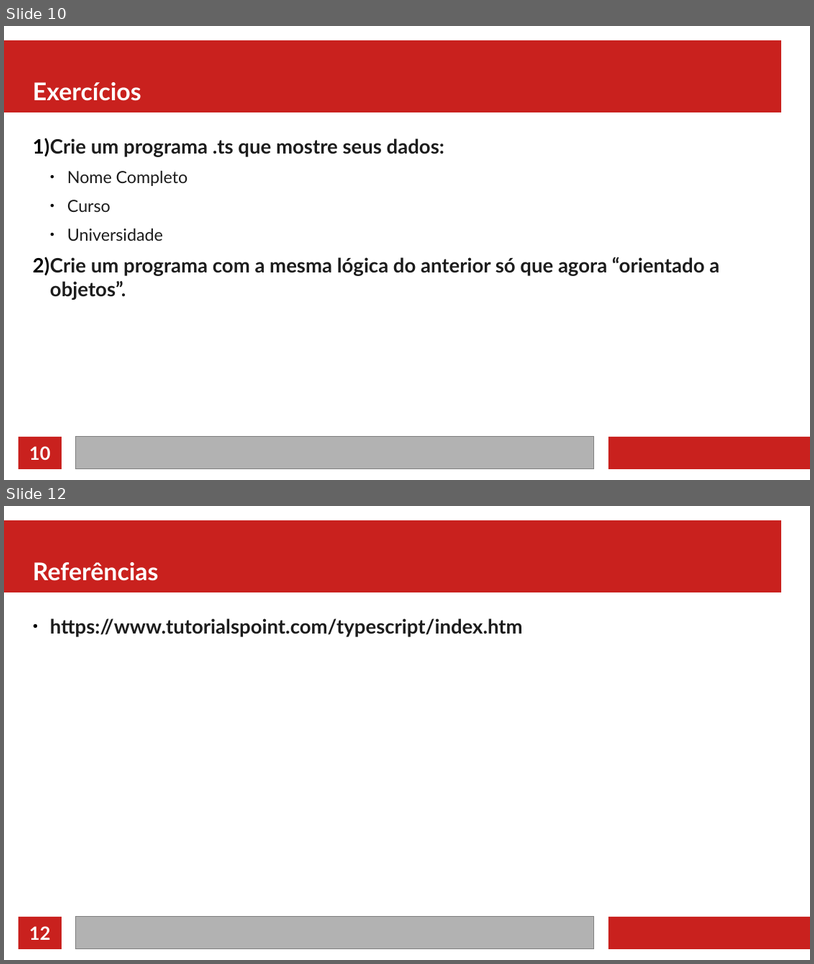
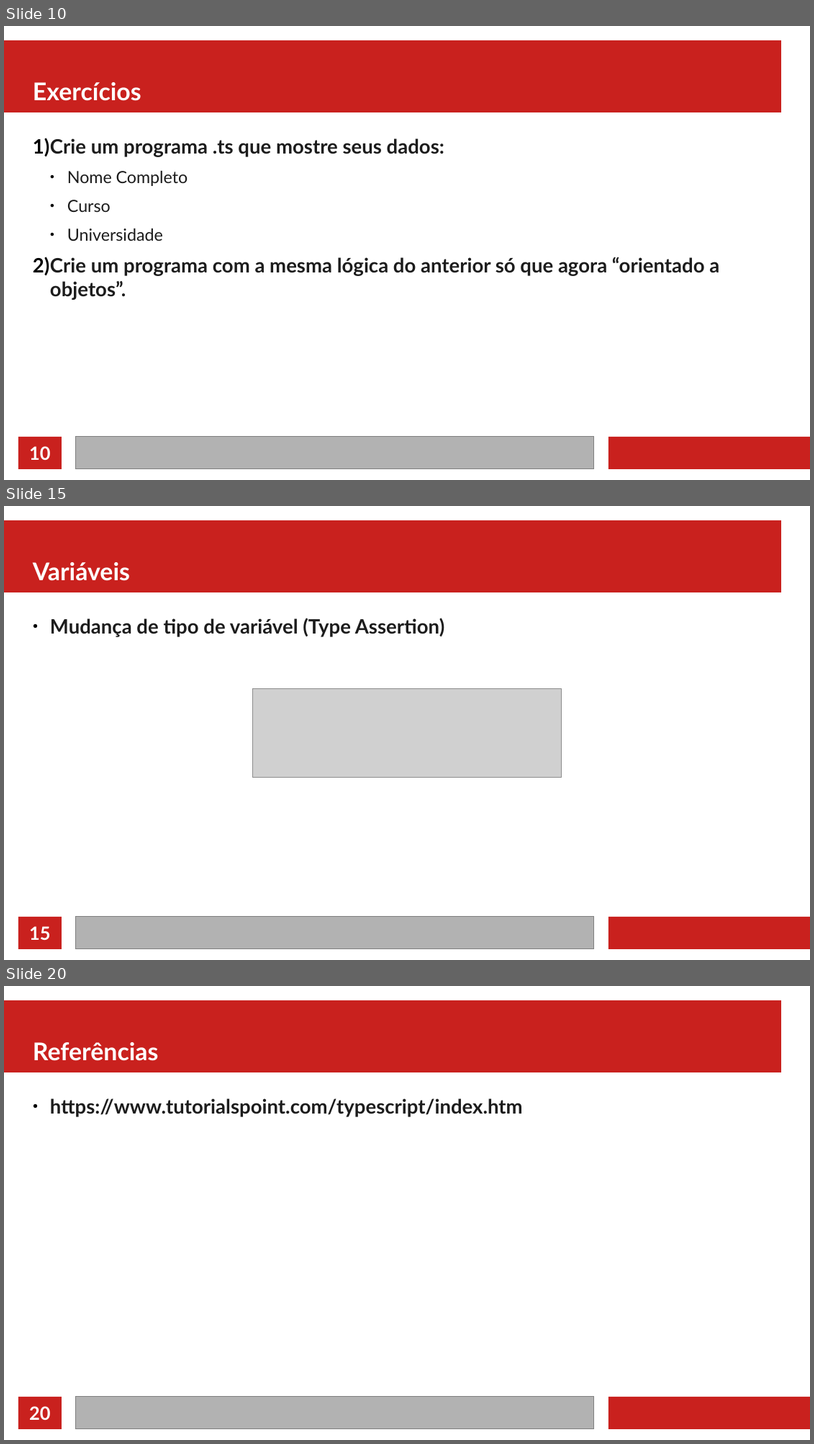
Before and after one commit to jeffersoncarvalho/ufc_2022_1, a slide deck: PD/01 - Introdução.odp. Shown one above the other, each under a label of ours: slides 10 and 12 before the commit, slides 10, 15 and 20 after it; the slides between them are not shown. The pictures are 814x964 and 814x1444 pixels, drawn with LibreOffice and Linux fonts; fonts in the diff are those of the drawing; grey boxes stand for pictures. Boxes give left, top, right and bottom in pixels: in the first picture for what was removed or moved away, otherwise in the second. Text is boxed around its words. In the diff, an @@ line names an element or a change of style, - is before the commit and + after.

Commit message:
Intro ao TypeScript

```diff
--- a/PD/01 - Introdução.odp
+++ b/PD/01 - Introdução.odp
@@ slide 15 added at [4, 506, 810, 960], background #FFFFFF; not listed: 4 template elements that a slide beside it also shows @@
@@ title added at [33, 562, 130, 581], 24 pt, text #FFFFFF, bold @@
+Variáveis
@@ text added at [50, 618, 445, 637], 19.5 pt, text #1C1C1C, bold @@
+● Mudança de tipo de variável (Type Assertion)
@@ picture added at [253, 689, 561, 777] @@
@@ page number added at [29, 926, 50, 939], 18 pt, text #FFFFFF, bold @@
+15
@@ what was slide 12 is now slide 20 @@
@@ page number at [29, 1406, 50, 1419]: text changed @@
-12
+20
```
Also in this commit, not shown: 8 other slides added, 1 slide removed, 8 other files.
